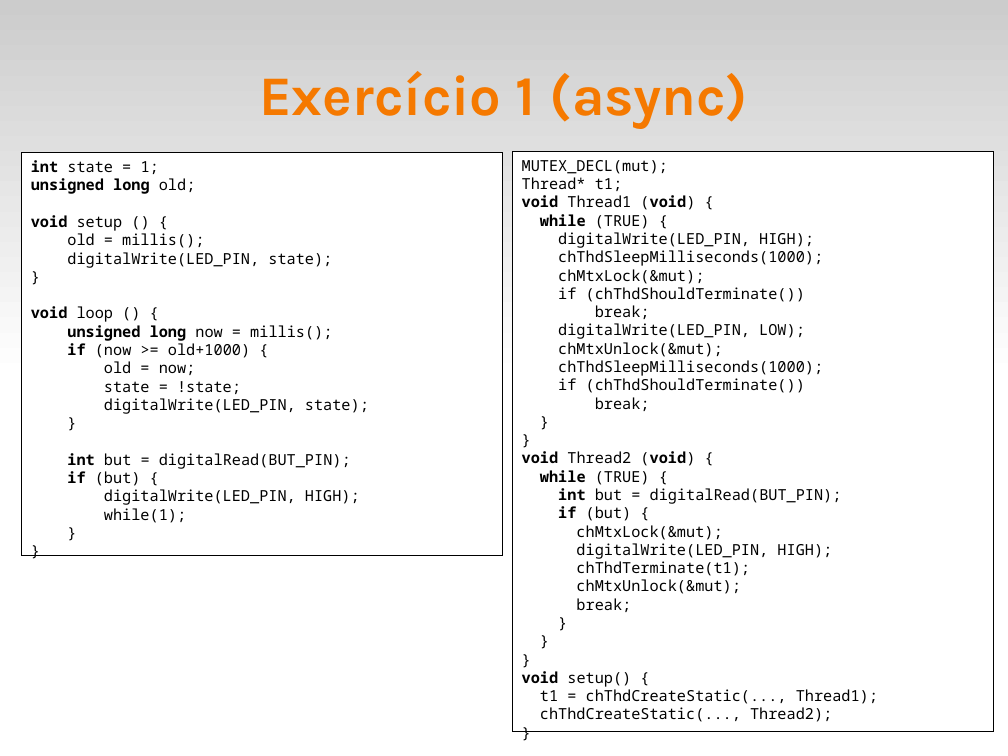
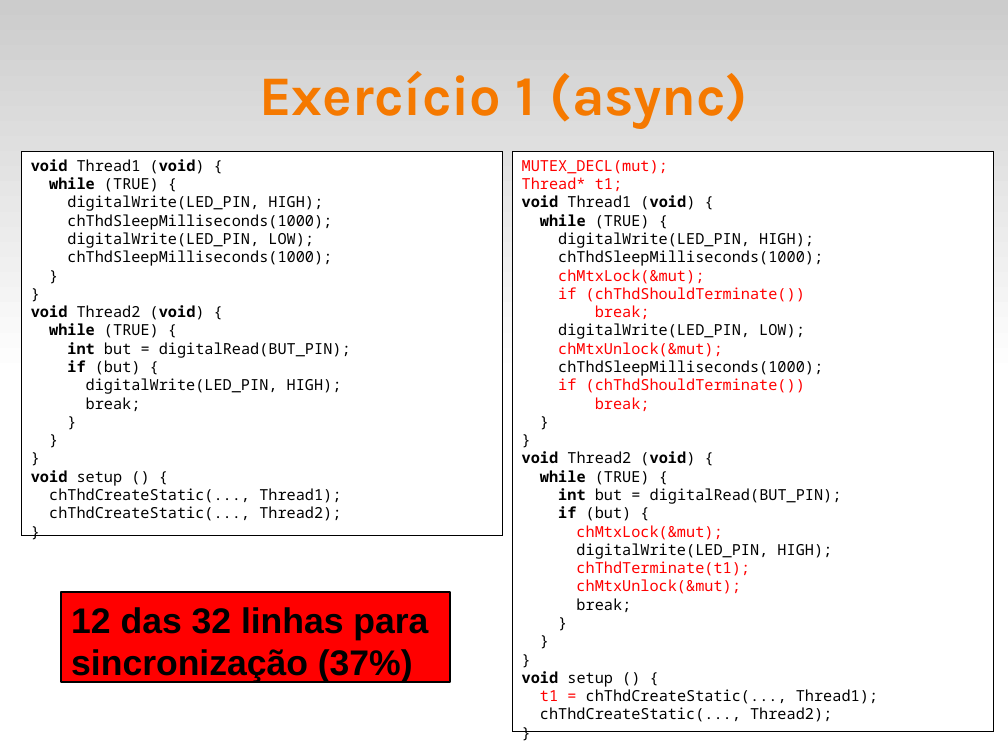
Before and after one commit to fsantanna-uerj/reativos, a slide deck: slide 27 of slides/03_modelos.odp (slide 25 before the commit). Drawn at 1008x756 pixels with LibreOffice and Linux fonts; fonts in the diff are those of the drawing. Boxes give left, top, right and bottom in pixels: in the first picture for what was removed or moved away, otherwise in the second. Text is boxed around its words. In the diff, an @@ line names an element or a change of style, - is before the commit and + after.

```diff
--- a/slides/03_modelos.odp
+++ b/slides/03_modelos.odp
@@ rectangle "void Thread1 (void) {": place and size @@
-rectangle "void Thread1 (void) {" at (22,153,503,555)
+rectangle "void Thread1 (void) {" at (22,152,503,536)
@@ text in rectangle at (31,159,332,266): text changed @@
-int state = 1;
-unsigned long old;
-void setup () {
-old = millis();
-digitalWrite(LED_PIN, state);
+void Thread1 (void) {
+while (TRUE) {
+digitalWrite(LED_PIN, HIGH);
+chThdSleepMilliseconds(1000);
+digitalWrite(LED_PIN, LOW);
+chThdSleepMilliseconds(1000);
@@ text in rectangle at (522,160,878,704): text colour #000000 to #FF0000 in "MUTEX_DECL(mut);", "Thread* t1;", "chMtxLock(&mut);", "if (chThdShouldTerminate())" and 8 more places @@
@@ text in rectangle at (31,306,369,414): paragraphs removed @@
-void loop () {
-unsigned long now = millis();
-if (now >= old+1000) {
-old = now;
-state = !state;
-digitalWrite(LED_PIN, state);
@@ text in rectangle at (31,305,205,338): paragraphs added @@
+void Thread2 (void) {
+while (TRUE) {
@@ text in rectangle at (86,397,141,411): text changed @@
-while(1);
+break;
@@ text in rectangle at (31,470,341,521): paragraphs added @@
+}
+void setup () {
+chThdCreateStatic(..., Thread1);
+chThdCreateStatic(..., Thread2);
+}
@@ rectangle added at (61,593,450,683), fill #FF0000, outline #000000 1.45 pt, 28 pt, text #000000, bold @@
+12 das 32 linhas para sincronização (37%)
@@ text in rectangle at (522,671,613,687): spaces changed @@
-void setup() {
+void setup () {
```
Also in this commit, not shown: 14 other slides changed, 9 slides added, 1 slide removed, 5 other files.
